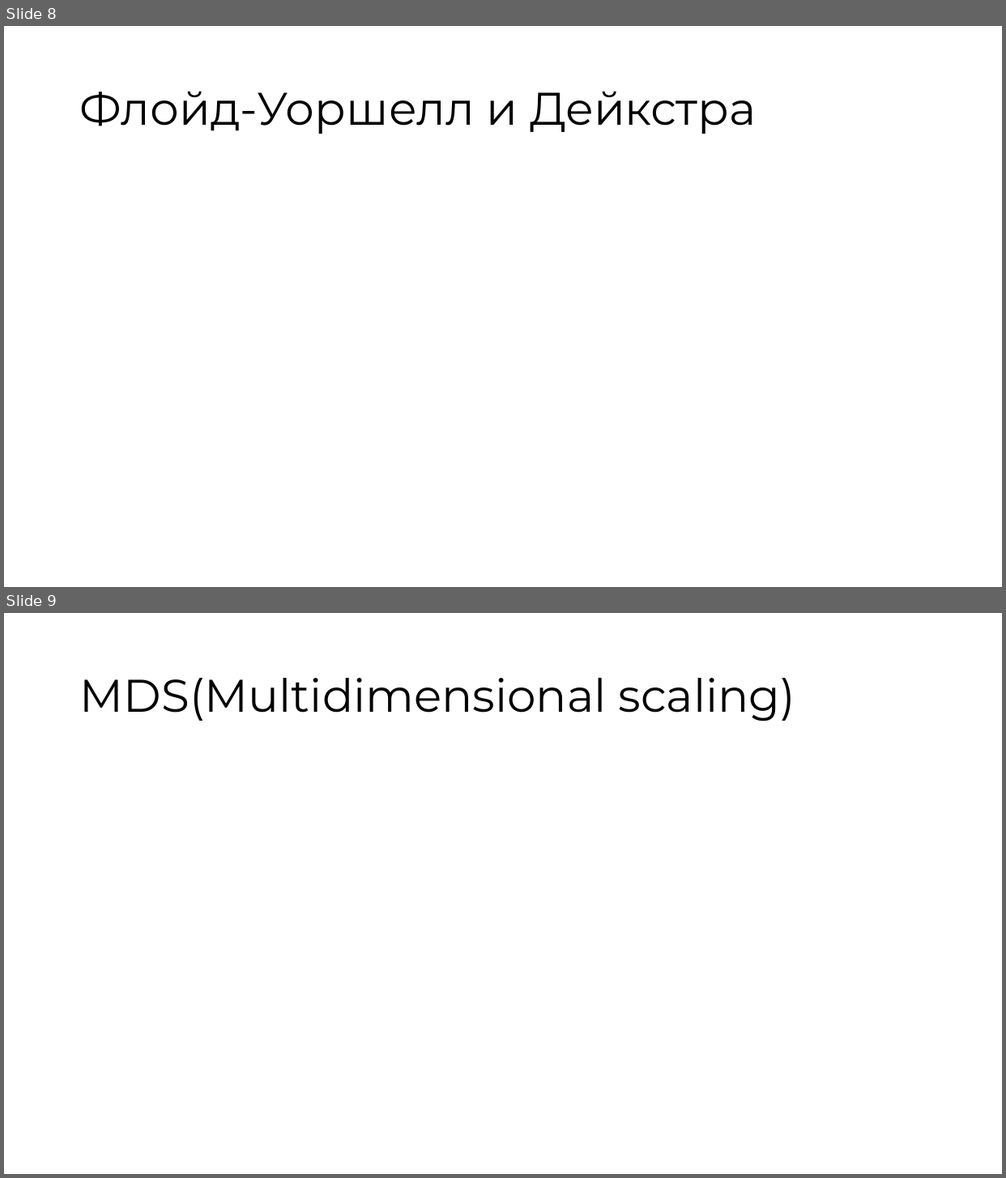
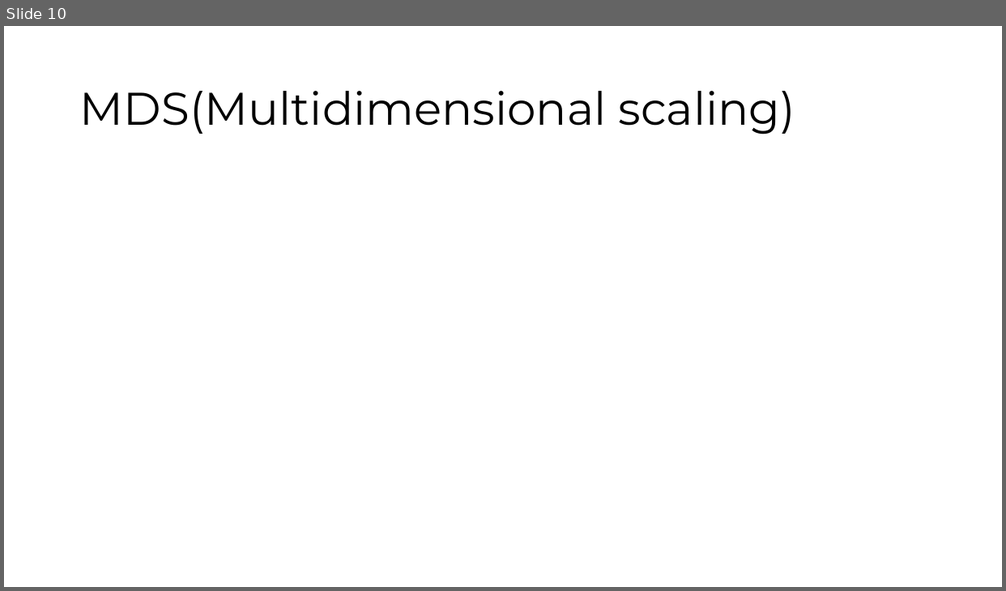
Before and after one commit to Zorinal/data-reduction, a slide deck: Методы редукции данных.pptx. Shown one above the other, each under a label of ours: slides 8 and 9 before the commit, slide 10 after it. The pictures are 1006x1178 and 1006x591 pixels, drawn with LibreOffice and Linux fonts; fonts in the diff are those of the drawing; grey boxes stand for pictures; background and template pictures are left out. Boxes give left, top, right and bottom in pixels: in the first picture for what was removed or moved away, otherwise in the second. Text is boxed around its words. In the diff, an @@ line names an element or a change of style, - is before the commit and + after.

```diff
--- a/Методы редукции данных.pptx
+++ b/Методы редукции данных.pptx
@@ slide 8 removed at (x1=4, y1=26, x2=1002, y2=587), background picture (left out) @@
@@ title removed at (x1=80, y1=91, x2=756, y2=134) @@
-Флойд-Уоршелл и Дейкстра
@@ what was slide 9 is now slide 10 @@
```
Also in this commit, not shown: 1 slide changed, 3 slides added, 1 other slide removed.
